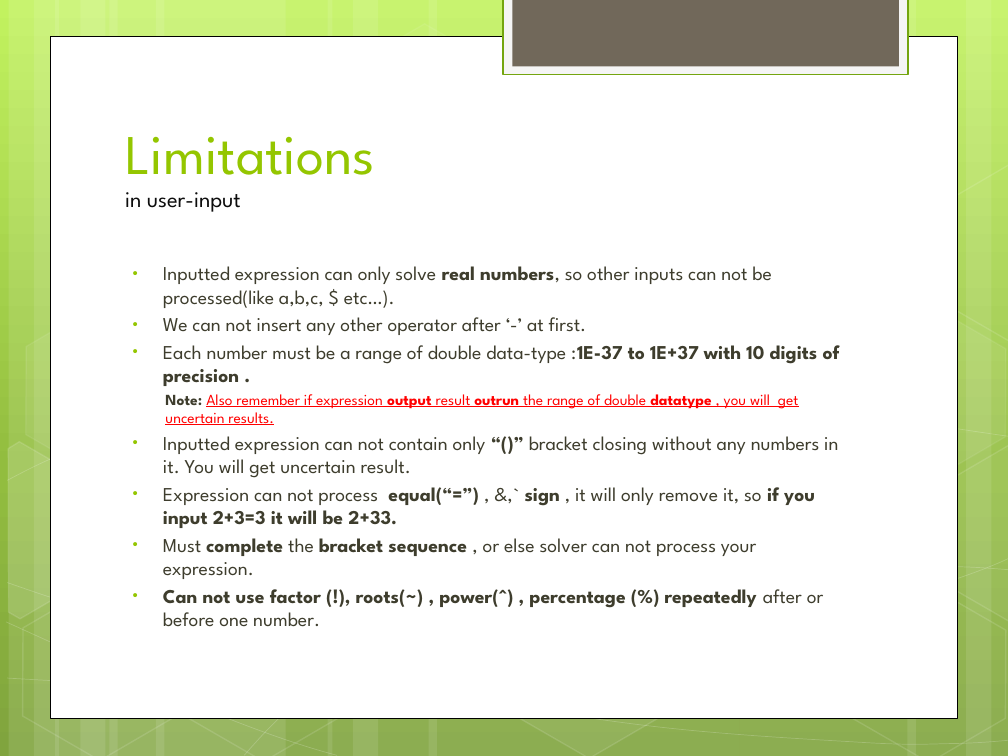
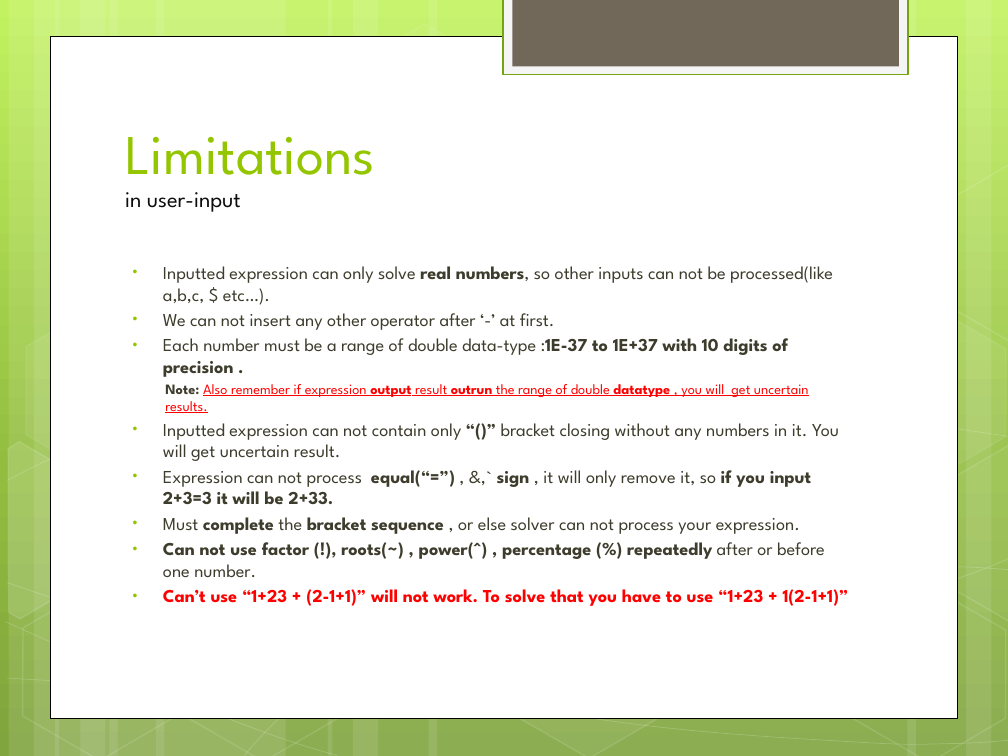
Before and after one commit to aukgit/Expression-Solver-In-C, a slide deck: slide 12 of Presentation/presentation.pptx. Drawn at 1008x756 pixels with LibreOffice and Linux fonts; fonts in the diff are those of the drawing. Boxes give left, top, right and bottom in pixels: in the first picture for what was removed or moved away, otherwise in the second. Text is boxed around its words. In the diff, an @@ line names an element or a change of style, - is before the commit and + after.

Commit message:
Presentation Updated
New Limitations added

Can’t use “1+23 + (2-1+1)” will not work. To solve that you have to use
“1+23 + 1(2-1+1)”

```diff
--- a/Presentation/presentation.pptx
+++ b/Presentation/presentation.pptx
@@ text at [163, 266, 839, 577]: size 14 to 12.9 pt in "Inputted expression can only solve real numbers, ...", "We can not insert any other operator ...", "Each number must be a range of ...", "Inputted expression can not contain only “()” ..." and 3 more places; size 11 to 10.2 pt in "Note: Also remember if expression output result ..." @@
@@ text at [163, 589, 849, 606]: paragraph added @@
+• Can’t use “1+23 + (2-1+1)” will not work. To solve that you have to use “1+23 + 1(2-1+1)”
```
Also in this commit, not shown: 2 other files.
